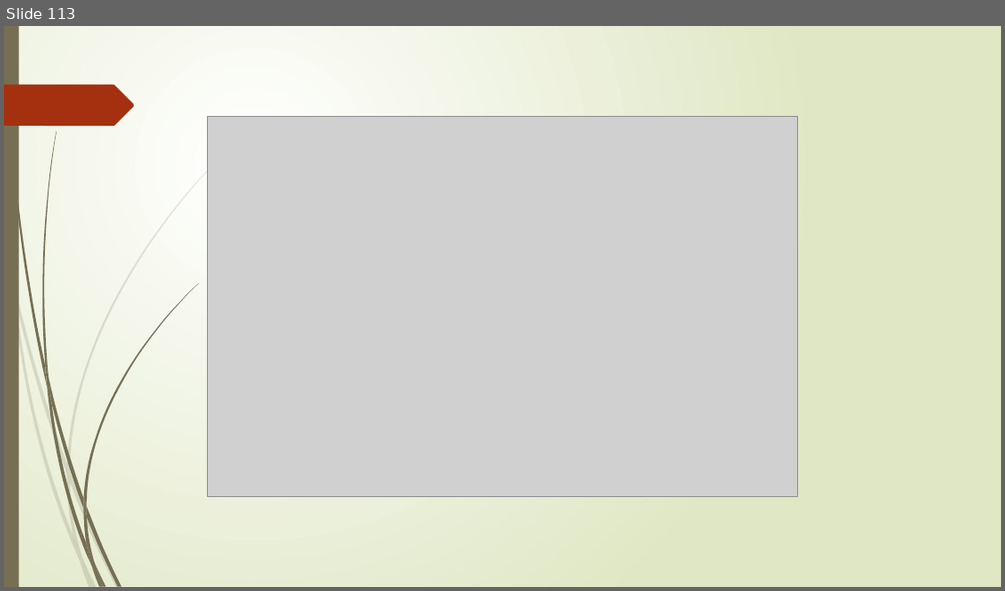
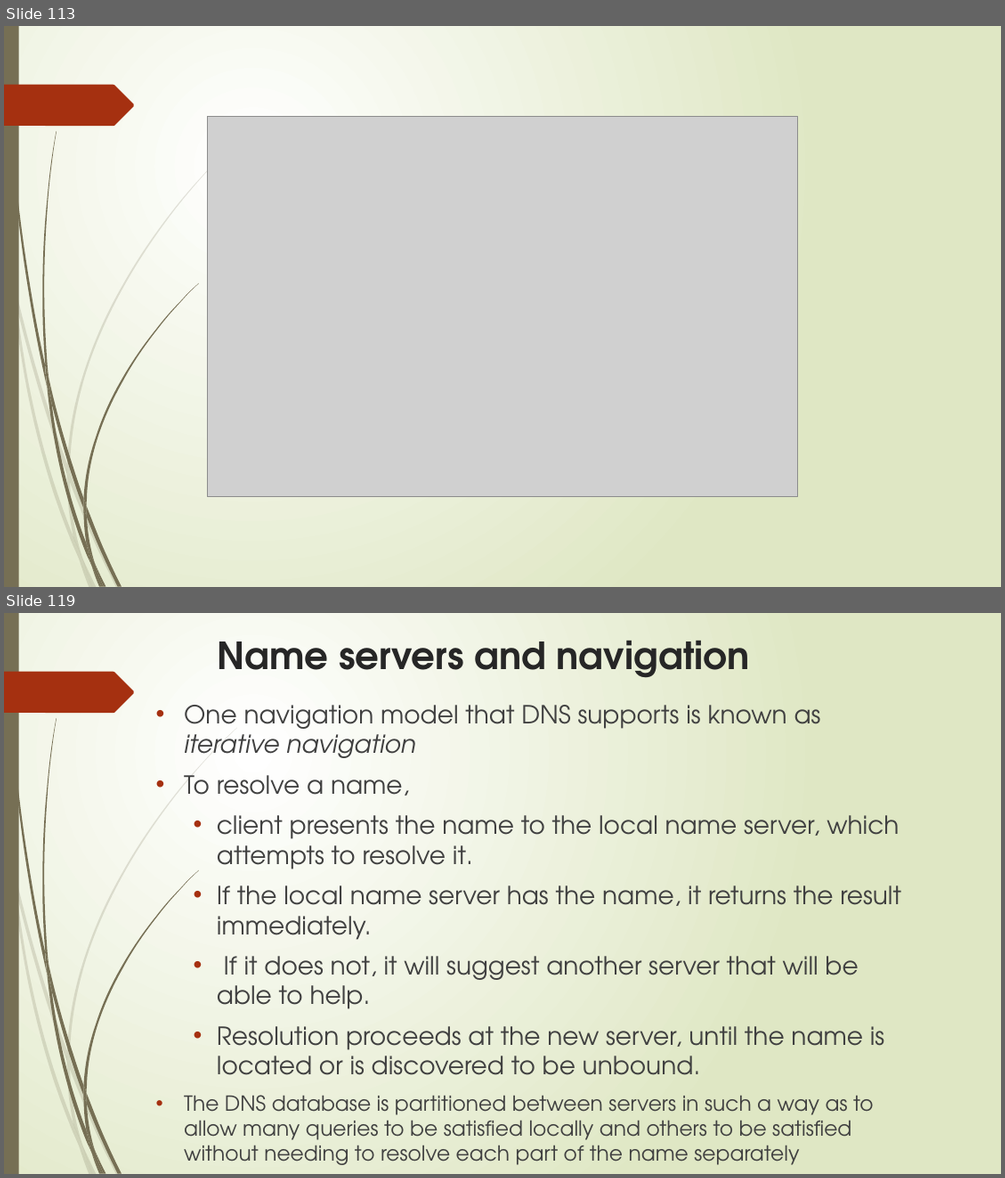
Before and after one commit to sanjayshimoga/nmit-distributed_systems, a slide deck: DISTRIBUTED FILE SYSTEMS.pptx. Shown one above the other, each under a label of ours: slide 113 before the commit, slides 113 and 119 after it; the slides between them are not shown. The pictures are 1005x591 and 1005x1178 pixels, drawn with LibreOffice and Linux fonts; fonts in the diff are those of the drawing; grey boxes stand for pictures. Boxes give left, top, right and bottom in pixels: in the first picture for what was removed or moved away, otherwise in the second. Text is boxed around its words. In the diff, an @@ line names an element or a change of style, - is before the commit and + after.

```diff
--- a/DISTRIBUTED FILE SYSTEMS.pptx
+++ b/DISTRIBUTED FILE SYSTEMS.pptx
@@ slide 119 added at [4, 613, 1001, 1174], background gradient #FFFFFF to #DFE8C4; not listed: 24 template elements that a slide beside it also shows @@
@@ title added at [217, 640, 750, 678], 36 pt, text #262626, bold @@
+Name servers and navigation
@@ text added at [184, 705, 901, 1165], 24 pt, text #404040 @@
+• One navigation model that DNS supports is known as iterative navigation
+• To resolve a name,
+  • client presents the name to the local name server, which attempts to resolve it.
+  • If the local name server has the name, it returns the result immediately.
+  • If it does not, it will suggest another server that will be able to help.
+  • Resolution proceeds at the new server, until the name is located or is discovered to be unbound.
+• The DNS database is partitioned between servers in such a way as to allow many queries to be satisfied locally and others to be satisfied without needing to resolve each part of the name separately
```
Also in this commit, not shown: 12 other slides added, 2 other files.
